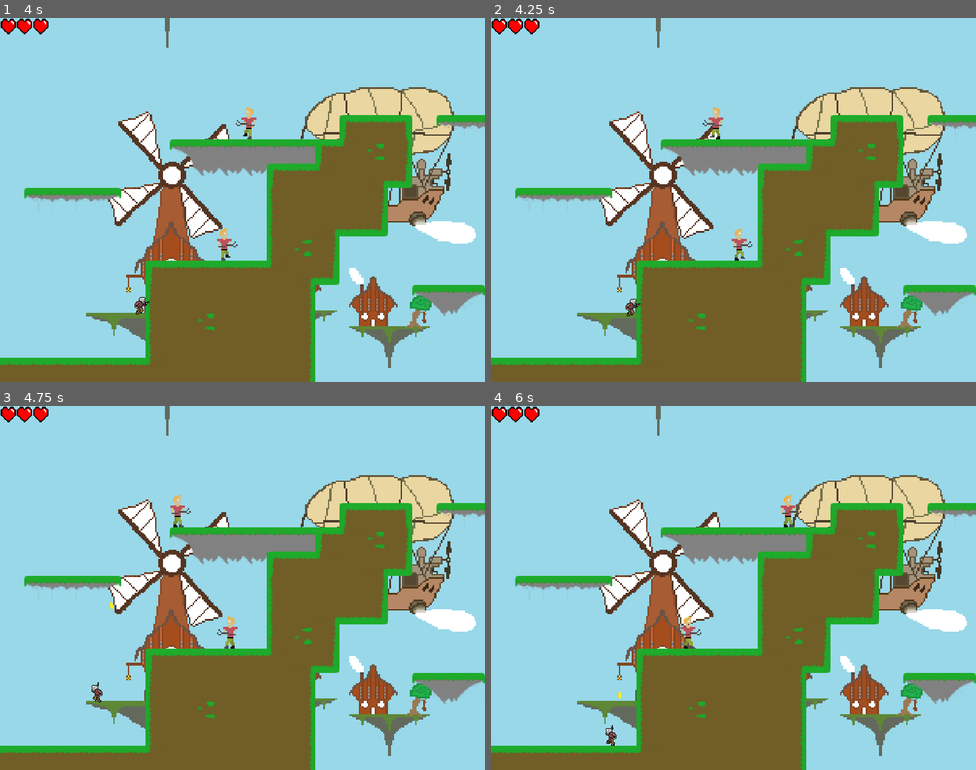
Above: before the commit, frames 1-4 (two rows, left to right).
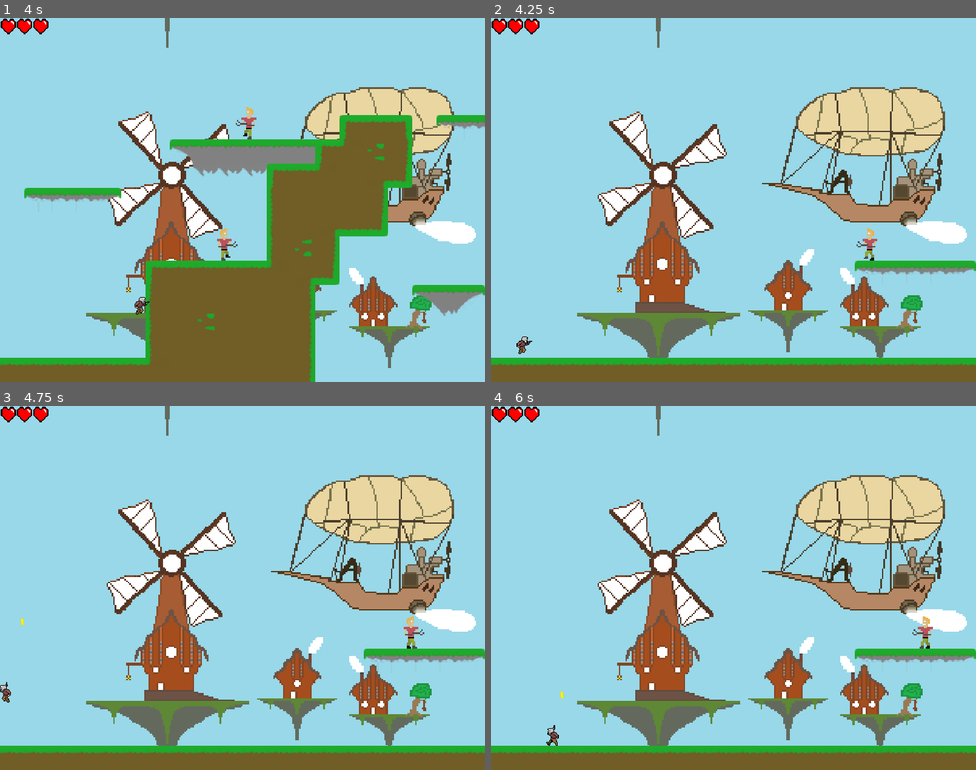
Above: after the commit, the same moments.

Repository: Kumodatsu/dream-within-a-dream
Game: Godot game, scene res://levels/Level_1.tscn
Same seed, same stepped clock (60 frames per second), same inputs: the game is played once before the commit and once after it.
Inputs (mouse positions are in pixels of both pictures, inside the frame that each line leads up to):
- Up to frame 1 (4 s): move the mouse to (349, 181) at 0.52 s; press the mouse at (349, 181) at 0.53 s; hold D (player_move_right) 0.53-2.03 s; tap W (player_jump) at 0.77, 1.52, 3.02, 3.77 s; move the mouse to (145, 218) at 1.27 s; release the mouse at (145, 218) at 1.28 s; click (145, 218) at 1.35 s; move the mouse to (291, 119) at 2.02 s; press the mouse at (291, 119) at 2.03 s; hold A (player_move_left) 2.03-2.78 s; move the mouse to (218, 272) at 2.77 s; release the mouse at (218, 272) at 2.78 s; hold D (player_move_right) from 2.78 s (still down); click (218, 272) at 2.85 s; move the mouse to (388, 254) at 3.52 s; press the mouse at (388, 254) at 3.53 s
- Up to frame 2 (4.25 s): keep holding D (player_move_right); tap F1 (level_skip, bound only after the commit) at 4.15 s
- Up to frame 3 (4.75 s): move the mouse to (97, 533) at 4.27 s; release D (player_move_right) at 4.28 s; release the mouse at (97, 533) at 4.28 s; hold A (player_move_left) from 4.28 s (still down); click (97, 533) at 4.35 s; tap W (player_jump) at 4.52 s
- Up to frame 4 (6 s): move the mouse to (757, 588) at 5.02 s; release A (player_move_left) at 5.03 s; press the mouse at (757, 588) at 5.03 s; hold D (player_move_right) 5.03-5.78 s; move the mouse to (660, 497) at 5.77 s; release the mouse at (660, 497) at 5.78 s; hold A (player_move_left) from 5.78 s (still down); click (660, 497) at 5.85 s

Frame 1 is identical in both runs. In frame 2, 26% of the frame differs, in the area x 5-100%, y 24-100%; in frame 3, 26%, in the area x 0-100%, y 24-100%; in frame 4, 26%.

Commit message:
Add level skip button

Diff:
--- a/dream-within-a-dream/project.godot
+++ b/dream-within-a-dream/project.godot
@@ -53,6 +53,11 @@
 "events": [ Object(InputEventMouseButton,"resource_local_to_scene":false,"resource_name":"","device":-1,"alt":false,"sh …(213 unchanged characters)…
  ]
 }
+level_skip={
+"deadzone": 0.5,
+"events": [ Object(InputEventKey,"resource_local_to_scene":false,"resource_name":"","device":0,"alt":false,"shift":false,"control":false,"meta":false,"command":false,"pressed":false,"scancode":16777244,"unicode":0,"echo":false,"script":null)
+ ]
+}
 
 [layer_names]
 
--- a/dream-within-a-dream/scripts/level_manager.gd
+++ b/dream-within-a-dream/scripts/level_manager.gd
@@ -21,3 +21,7 @@
 
 func get_level_path(level: int) -> String:
     return "%s%d.tscn" % [LEVEL_PATH, level]
+
+func _input(event: InputEvent):
+    if event.is_action_pressed("level_skip"):
+        advance_level()
